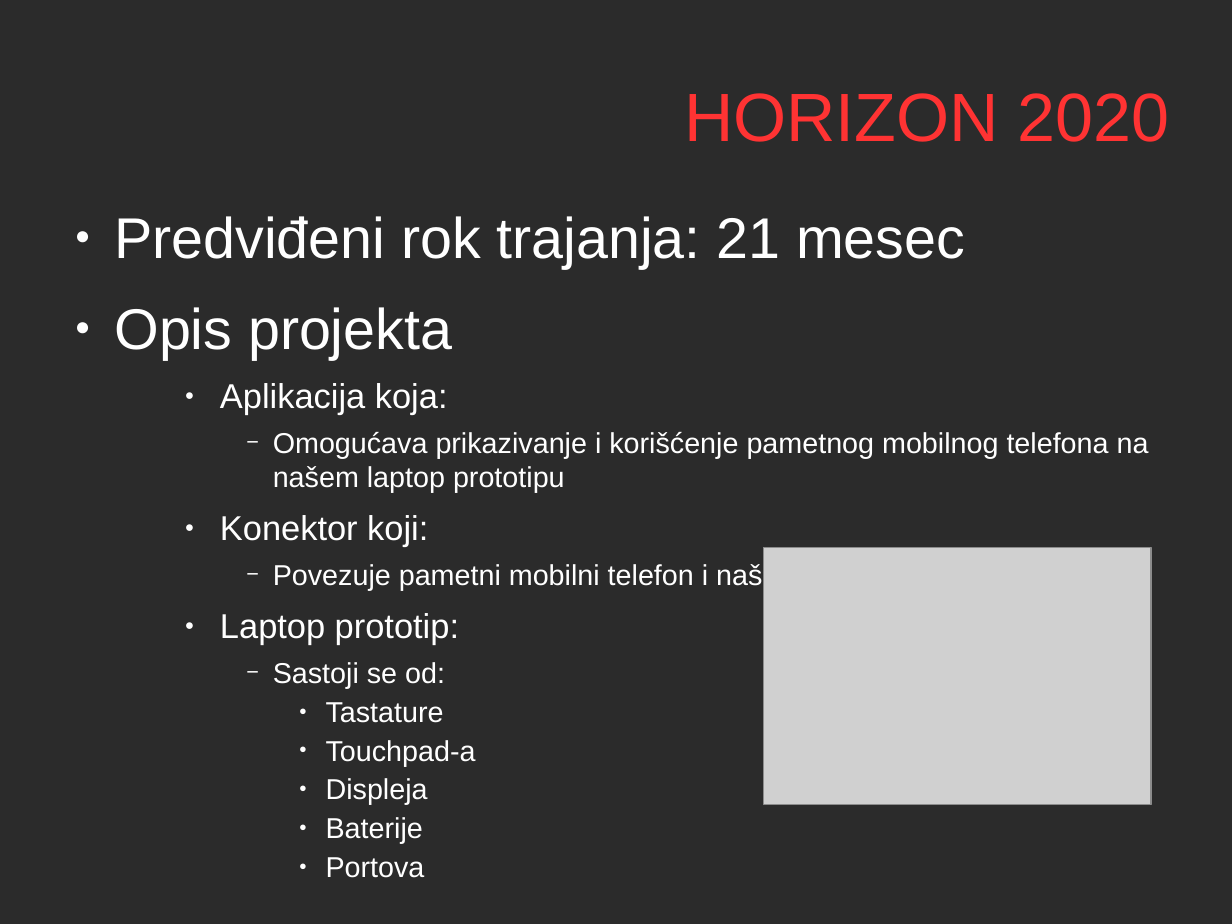
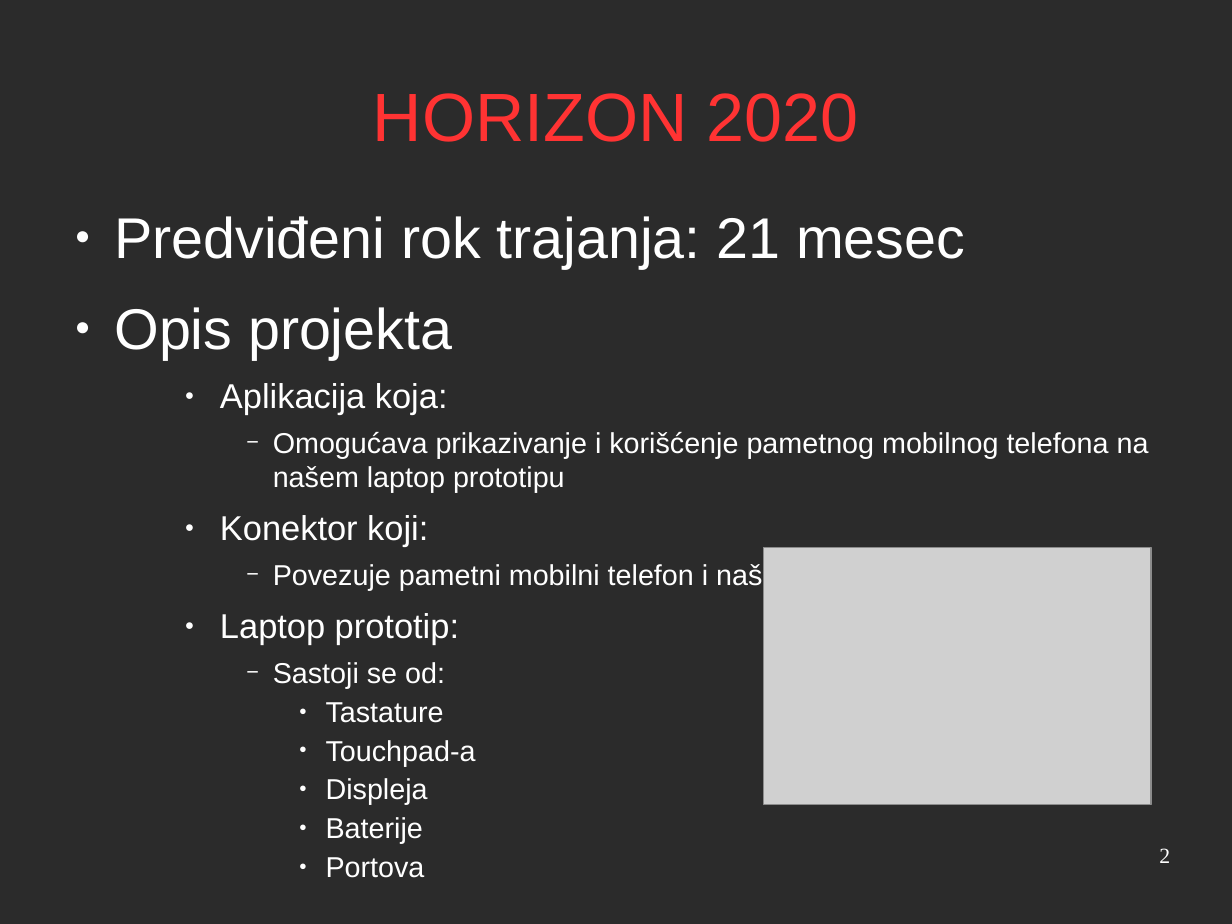
Before and after one commit to salesh/UpravljanjeProjektima, a slide deck: slide 2 of prezentacija/prezentacija.odp. Drawn at 1232x924 pixels with LibreOffice and Linux fonts; fonts in the diff are those of the drawing; grey boxes stand for pictures; background and template pictures are left out; a plain dark background stands for a picture behind light text. Boxes give left, top, right and bottom in pixels: in the first picture for what was removed or moved away, otherwise in the second. Text is boxed around its words. In the diff, an @@ line names an element or a change of style, - is before the commit and + after.

```diff
--- a/prezentacija/prezentacija.odp
+++ b/prezentacija/prezentacija.odp
@@ title "HORIZON 2020" at box(373, 93, 858, 142): alignment right to centre @@
@@ page number added at box(1159, 848, 1170, 863), 14 pt, text #FFFFFF @@
+2
```
Also in this commit, not shown: 9 other slides changed, 2 other files.
